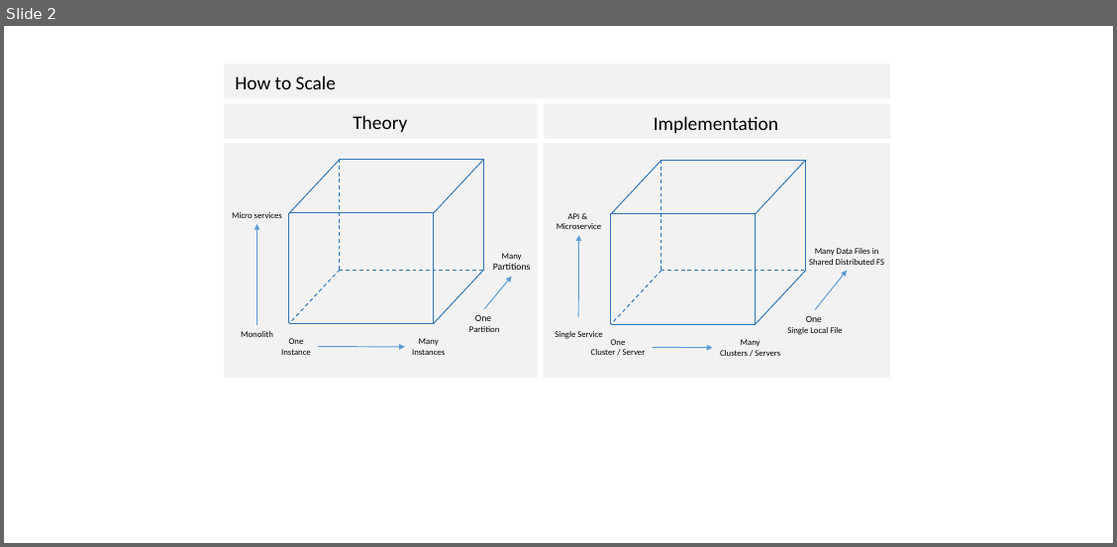
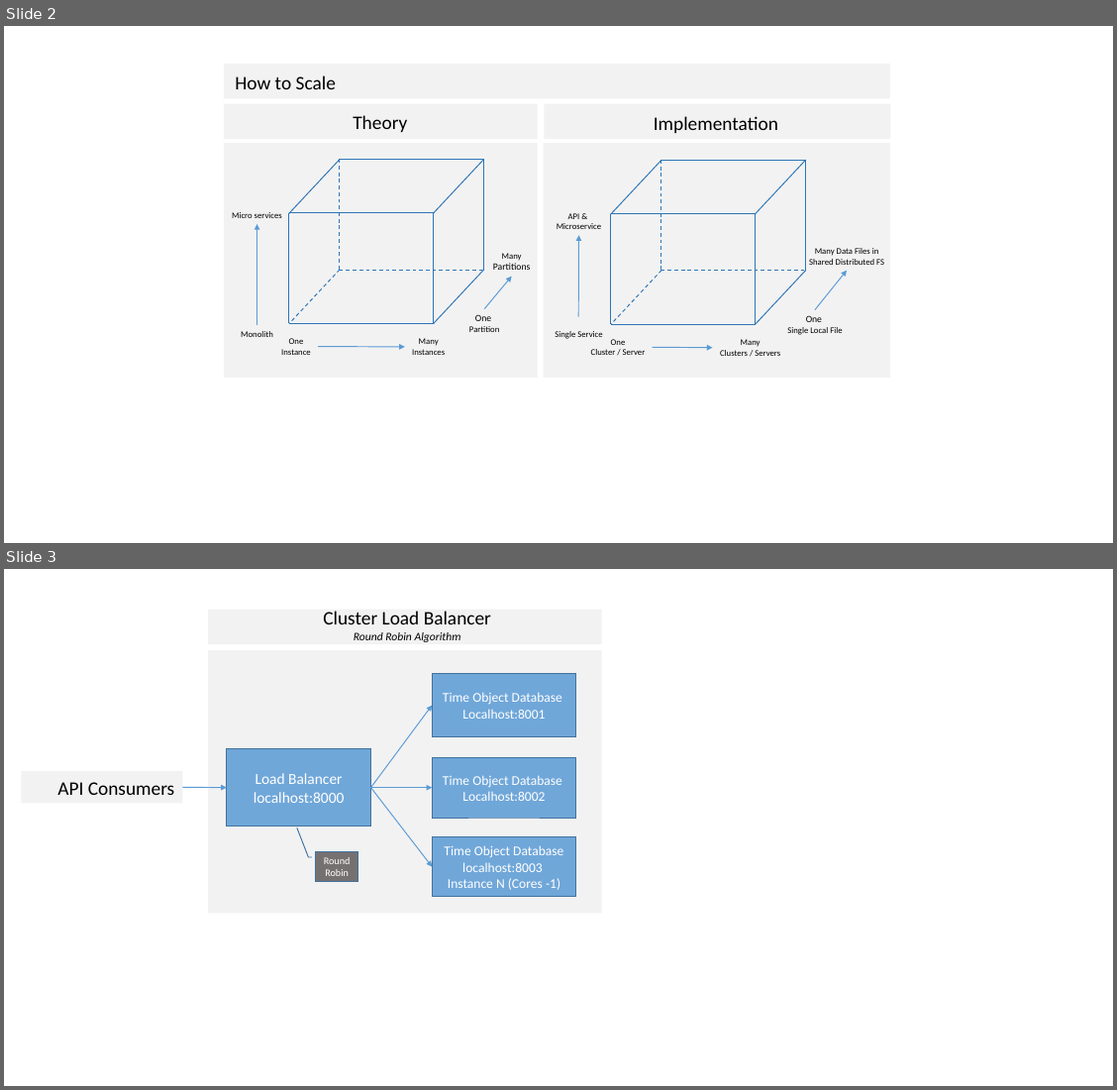
Before and after one commit to mrcheidel/time-object-db, a slide deck: doc/Diagram.pptx. Shown one above the other, each under a label of ours: slide 2 before the commit, slides 2 and 3 after it. The pictures are 1117x547 and 1117x1090 pixels, drawn with LibreOffice and Linux fonts; fonts in the diff are those of the drawing. Boxes give left, top, right and bottom in pixels: in the first picture for what was removed or moved away, otherwise in the second. Text is boxed around its words. In the diff, an @@ line names an element or a change of style, - is before the commit and + after.

```diff
--- a/doc/Diagram.pptx
+++ b/doc/Diagram.pptx
@@ slide 3 added at [4, 569, 1113, 1086], background #FFFFFF @@
@@ rectangle added at [208, 609, 602, 644], fill #F2F2F2 @@
@@ text added at [323, 611, 491, 642], 20 pt, text #000000 @@
+Cluster Load Balancer
+Round Robin Algorithm
@@ rectangle added at [208, 650, 602, 913], fill #F2F2F2 @@
@@ rectangle added at [432, 673, 576, 737], fill #5B9BD5 at 86% opacity, outline #43739E 1 pt, 14 pt, text #FFFFFF @@
+Time Object Database
+Localhost:8001
@@ arrow added from (370, 788) to (432, 706), #5B9BD5 1 pt @@
@@ rectangle added at [21, 771, 182, 803], fill #F2F2F2 @@
@@ rectangle added at [227, 749, 370, 825], fill #5B9BD5 at 86% opacity, outline #43739E 1 pt, 16 pt, text #FFFFFF @@
+Load Balancer
+localhost:8000
@@ rectangle added at [432, 758, 576, 817], fill #5B9BD5 at 86% opacity, outline #43739E 1 pt, 14 pt, text #FFFFFF @@
+Time Object Database
+Localhost:8002
@@ text added at [57, 782, 175, 795], 20 pt, text #000000 @@
+API Consumers
@@ arrow added from (182, 788) to (227, 788), #5B9BD5 1 pt @@
@@ arrow added from (370, 788) to (432, 788), #5B9BD5 1 pt @@
@@ arrow added from (370, 788) to (432, 867), #5B9BD5 1 pt @@
@@ border callout added at [316, 851, 358, 882], fill #767171, outline #43739E 1 pt, 10.5 pt, text #FFFFFF @@
+Round Robin
@@ rectangle added at [432, 836, 576, 897], fill #5B9BD5 at 86% opacity, outline #43739E 1 pt, 14 pt, text #FFFFFF @@
+Time Object Database
+localhost:8003
+Instance N (Cores -1)
```
Also in this commit, not shown: 1 slide changed, 5 other files.
